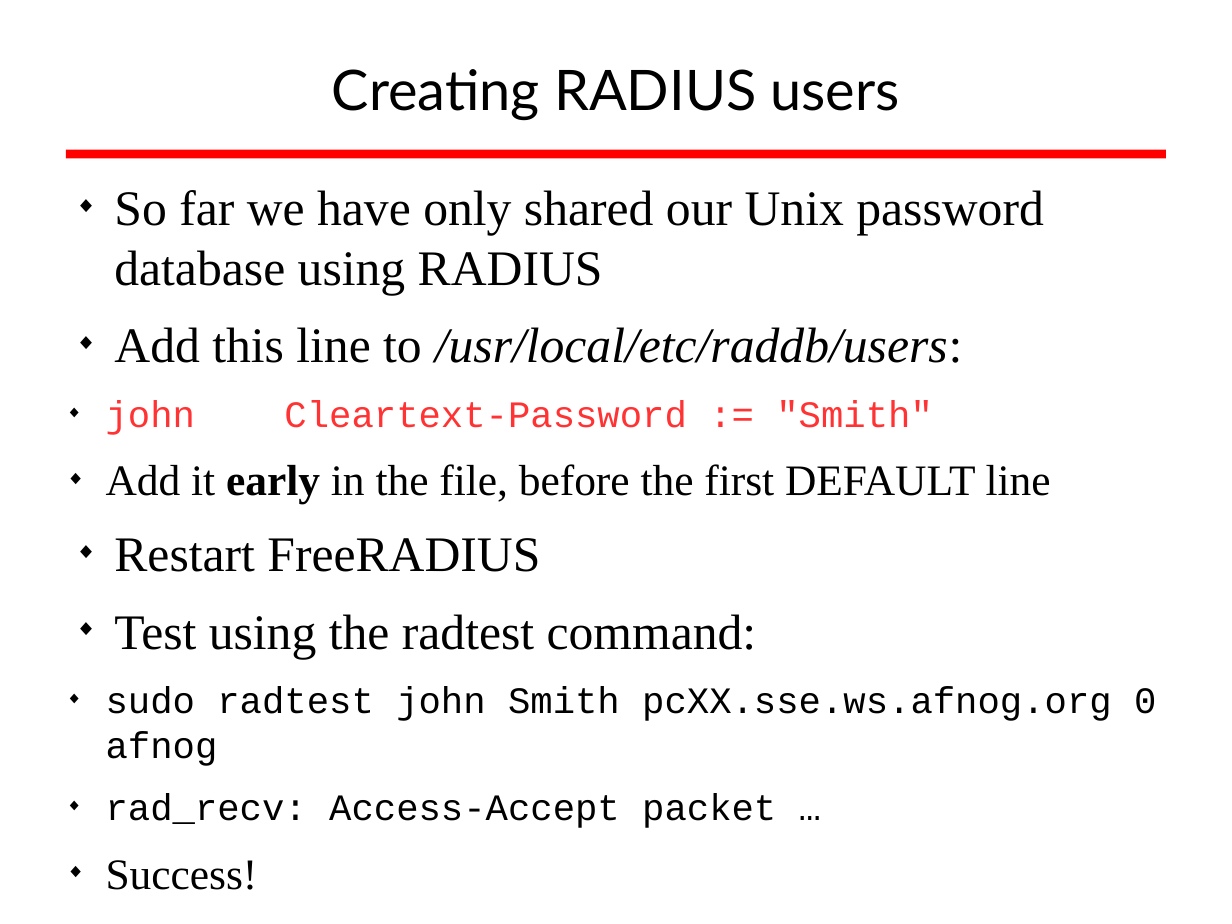
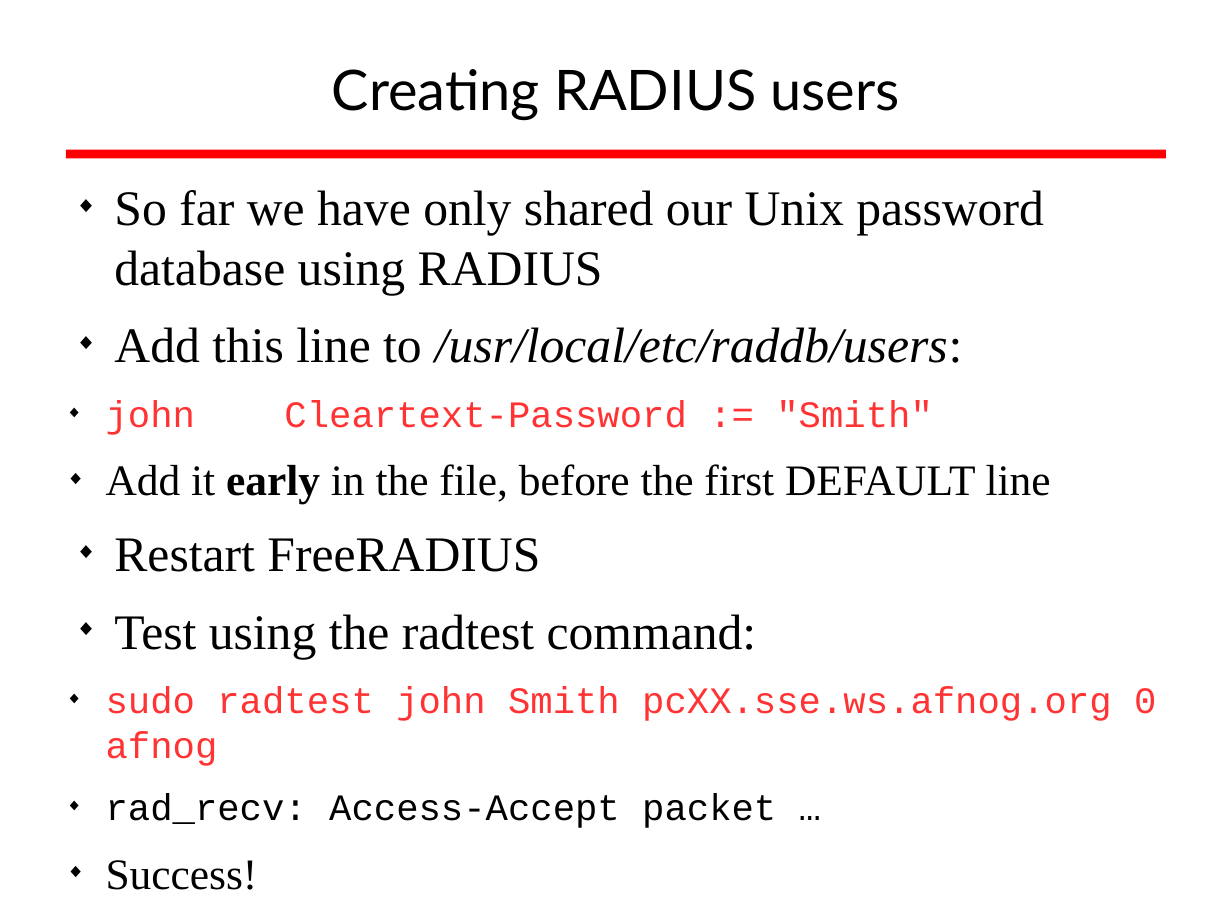
Before and after one commit to afnog/sse, a slide deck: slide 42 of radius/radius_presentation.odp. Drawn at 1232x924 pixels with LibreOffice and Linux fonts; fonts in the diff are those of the drawing; background and template pictures are left out. Boxes give left, top, right and bottom in pixels: in the first picture for what was removed or moved away, otherwise in the second. Text is boxed around its words. In the diff, an @@ line names an element or a change of style, - is before the commit and + after.

Commit message:
/ ‘radius/radius_presentation.odp’

```diff
--- a/radius/radius_presentation.odp
+++ b/radius/radius_presentation.odp
@@ text at box(106, 687, 1156, 766): text colour #000000 to #FF3333 in "sudo radtest john Smith pcXX.sse.ws.afnog.org 0 afnog" @@
```
